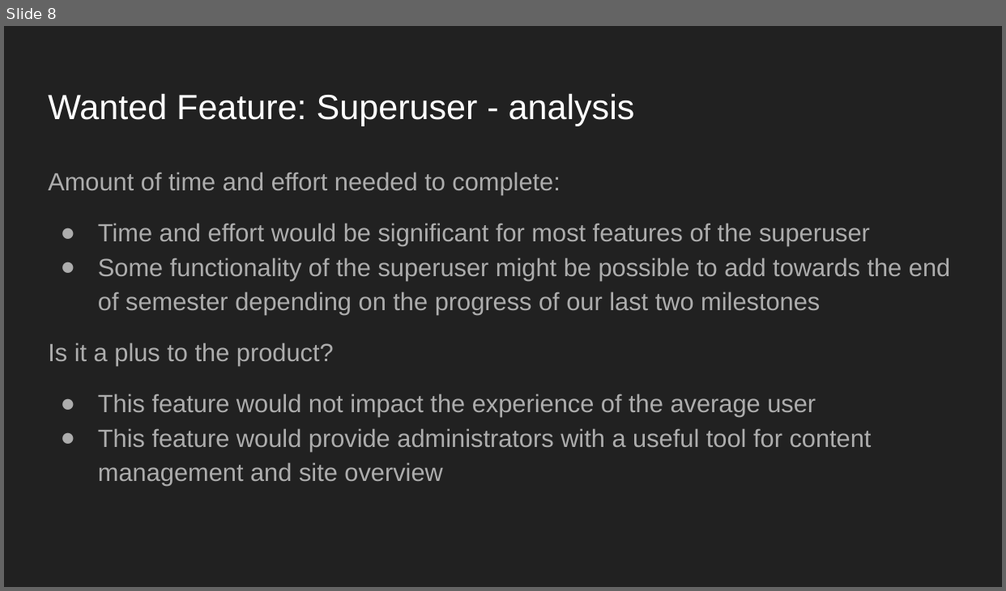
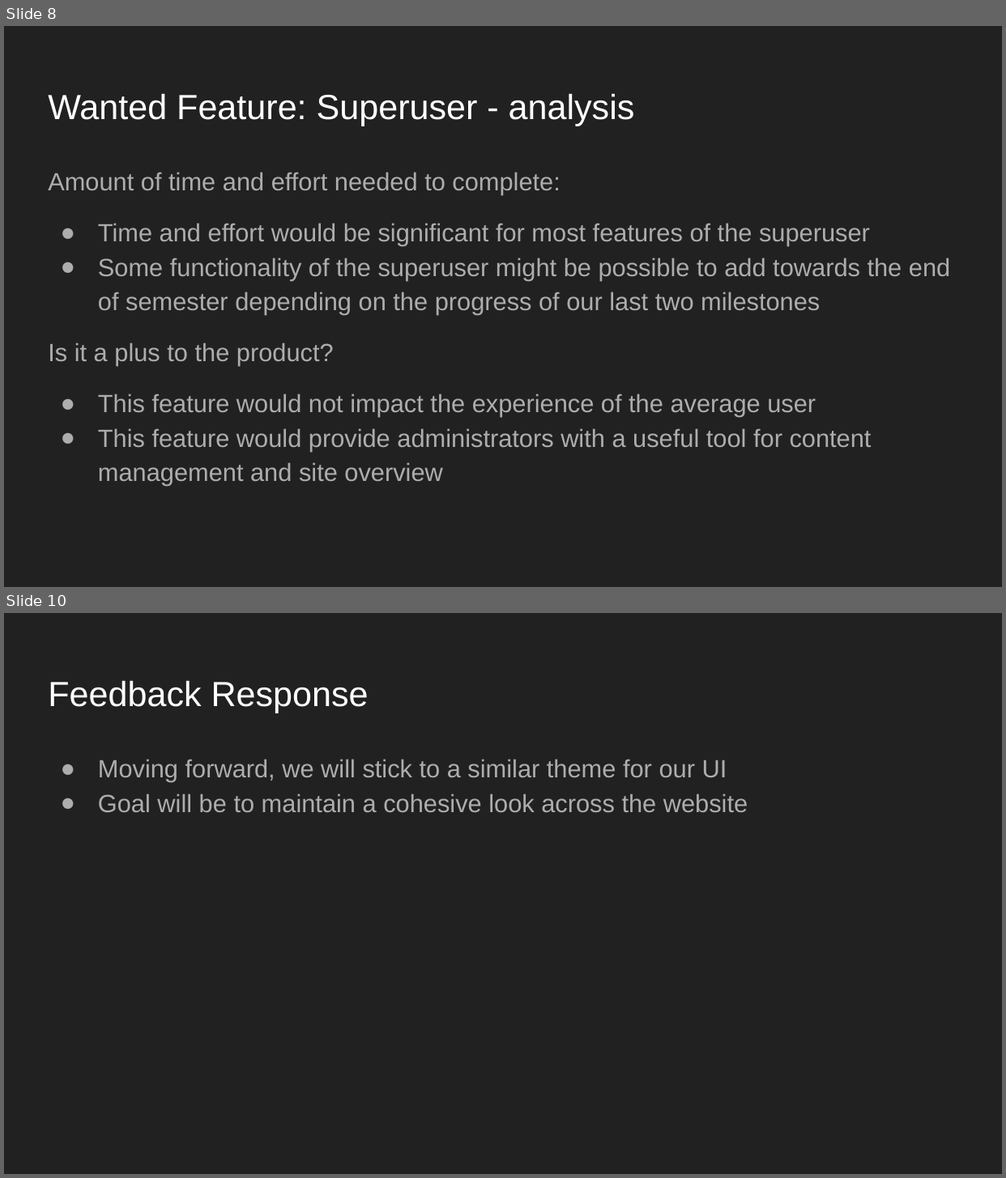
Before and after one commit to maxpanec/Deepcourse, a slide deck: weekly_team_presentation/week7.pptx. Shown one above the other, each under a label of ours: slide 8 before the commit, slides 8 and 10 after it; the slides between them are not shown. The pictures are 1006x591 and 1006x1178 pixels, drawn with LibreOffice and Linux fonts; fonts in the diff are those of the drawing. Boxes give left, top, right and bottom in pixels: in the first picture for what was removed or moved away, otherwise in the second. Text is boxed around its words. In the diff, an @@ line names an element or a change of style, - is before the commit and + after.

```diff
--- a/weekly_team_presentation/week7.pptx
+++ b/weekly_team_presentation/week7.pptx
@@ slide 10 added at [4,613,1002,1174], background #212121 @@
@@ title added at [48,680,368,713], 25.2 pt, text #FFFFFF @@
+Feedback Response
@@ text added at [98,759,748,812], 18 pt, text #ADADAD @@
+● Moving forward, we will stick to a similar theme for our UI
+● Goal will be to maintain a cohesive look across the website
```
Also in this commit, not shown: 1 slide changed, 1 slide removed.
